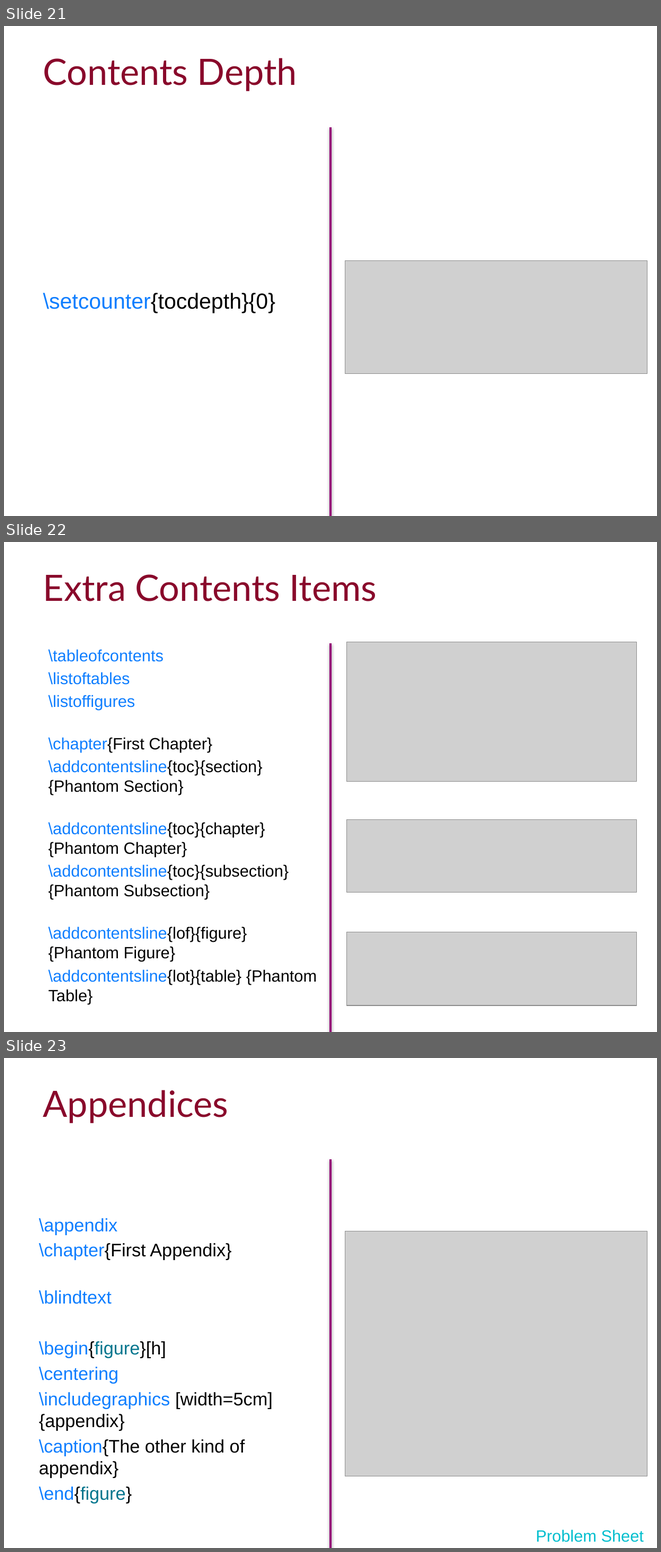
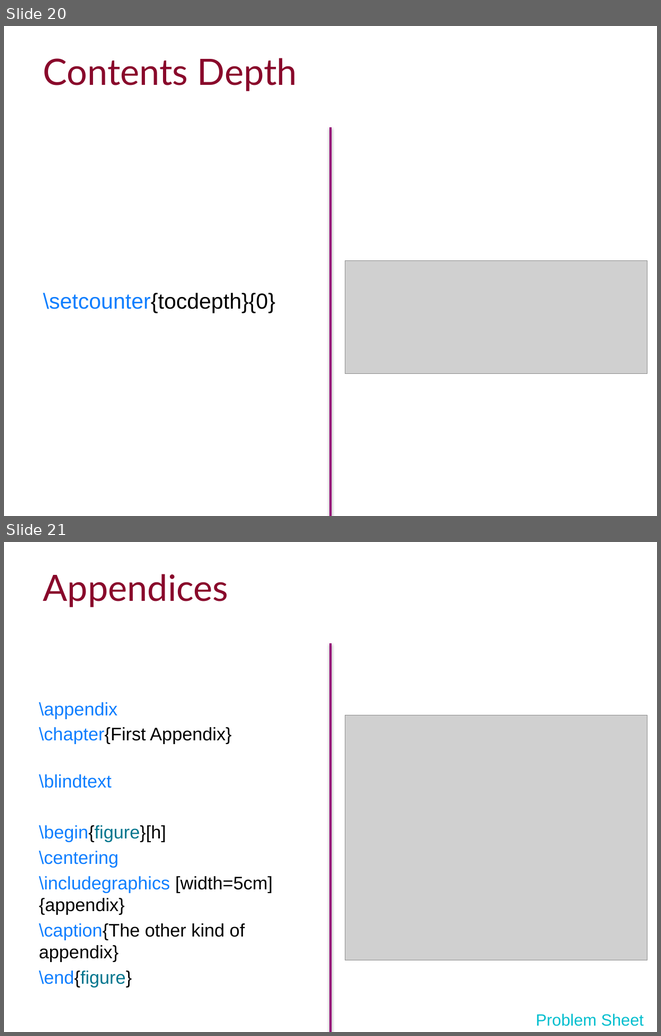
Before and after one commit to ImperialCollegeLondon/RCDS-writing-theses-in-latex, a slide deck: Writing Theses in Latex Slides.pptx. Shown one above the other, each under a label of ours: slides 21, 22 and 23 before the commit, slides 20 and 21 after it. The pictures are 661x1552 and 661x1036 pixels, drawn with LibreOffice and Linux fonts; fonts in the diff are those of the drawing; grey boxes stand for pictures; background and template pictures are left out. Boxes give left, top, right and bottom in pixels: in the first picture for what was removed or moved away, otherwise in the second. Text is boxed around its words. In the diff, an @@ line names an element or a change of style, - is before the commit and + after.

```diff
--- a/Writing Theses in Latex Slides.pptx
+++ b/Writing Theses in Latex Slides.pptx
@@ slide 22 removed at box(4, 542, 657, 1032), background #FFFFFF @@
@@ title removed at box(43, 574, 377, 601) @@
-Extra Contents Items
@@ text removed at box(49, 649, 317, 1004) @@
-\tableofcontents
-\listoftables
-\listoffigures
-\chapter{First Chapter}
-\addcontentsline{toc}{section} {Phantom Section}
-\addcontentsline{toc}{chapter} {Phantom Chapter}
-\addcontentsline{toc}{subsection} {Phantom Subsection}
-\addcontentsline{lof}{figure} {Phantom Figure}
-\addcontentsline{lot}{table} {Phantom Table}
@@ line removed from (330, 643) to (330, 1032) @@
@@ picture removed at box(347, 642, 637, 782) @@
@@ picture removed at box(347, 820, 637, 892) @@
@@ picture removed at box(347, 932, 637, 1006) @@
@@ what was slide 21 is now slide 20 @@
@@ what was slide 23 is now slide 21 @@
```
Also in this commit, not shown: 10 slides changed, 1 slide added, 3 other slides removed, 3 other files.
